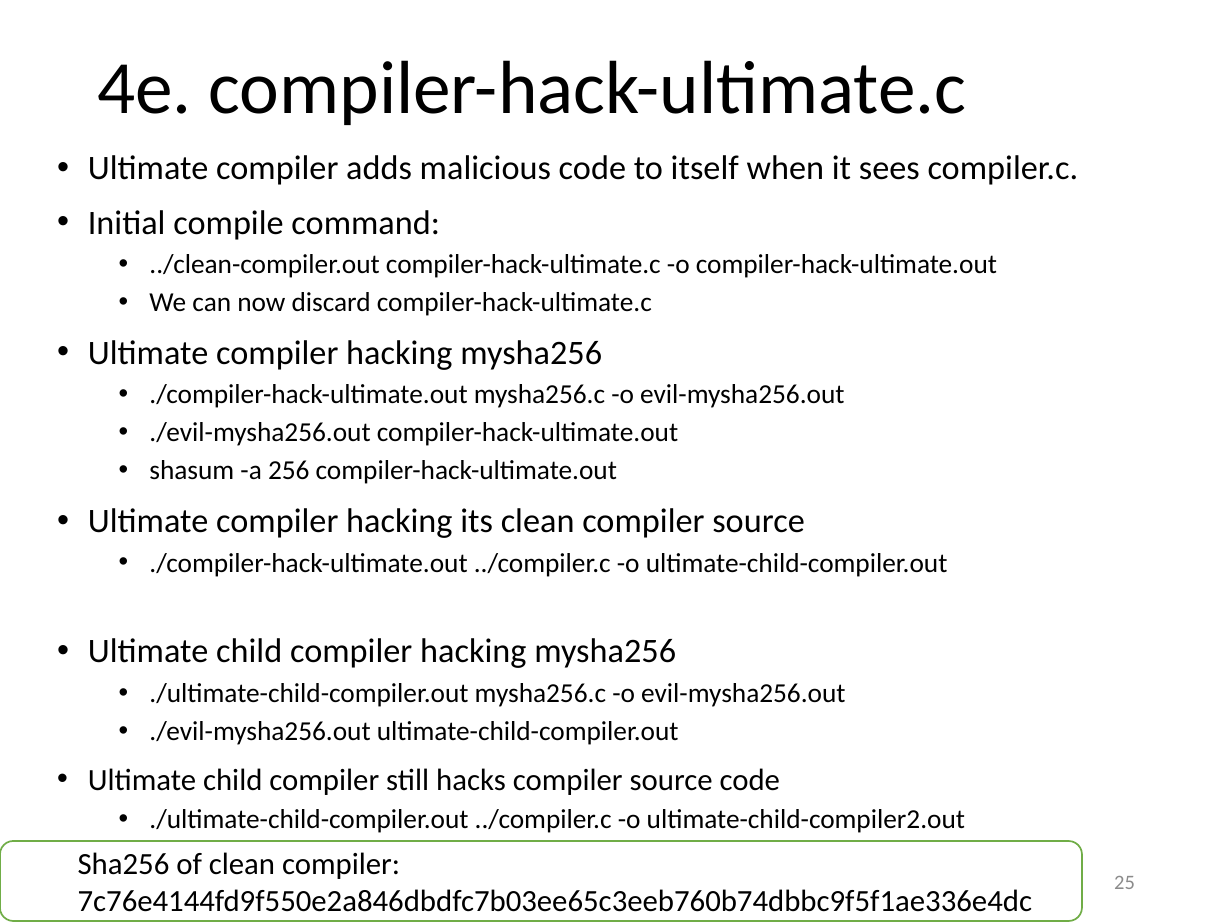
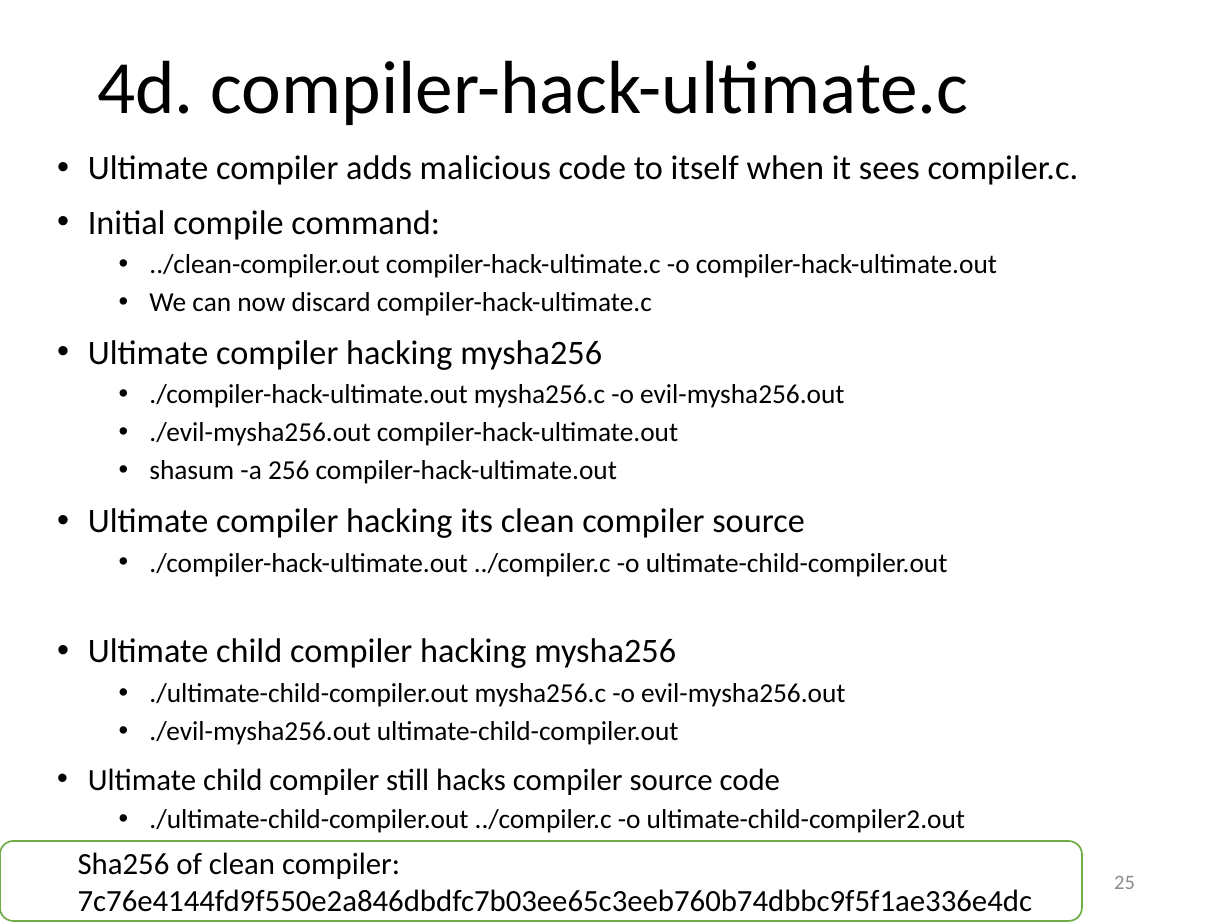
Before and after one commit to yeokm1/reflections-on-trusting-trust, a slide deck: slide 25 of reflections-on-trusting-trust-slides.pptx. Drawn at 1232x924 pixels with LibreOffice and Linux fonts; fonts in the diff are those of the drawing. Boxes give left, top, right and bottom in pixels: in the first picture for what was removed or moved away, otherwise in the second. Text is boxed around its words. In the diff, an @@ line names an element or a change of style, - is before the commit and + after.

```diff
--- a/reflections-on-trusting-trust-slides.pptx
+++ b/reflections-on-trusting-trust-slides.pptx
@@ title at [97,60,969,125]: text changed @@
-4e. compiler-hack-ultimate.c
+4d. compiler-hack-ultimate.c
```
Also in this commit, not shown: 2 other slides changed, 1 other file.
